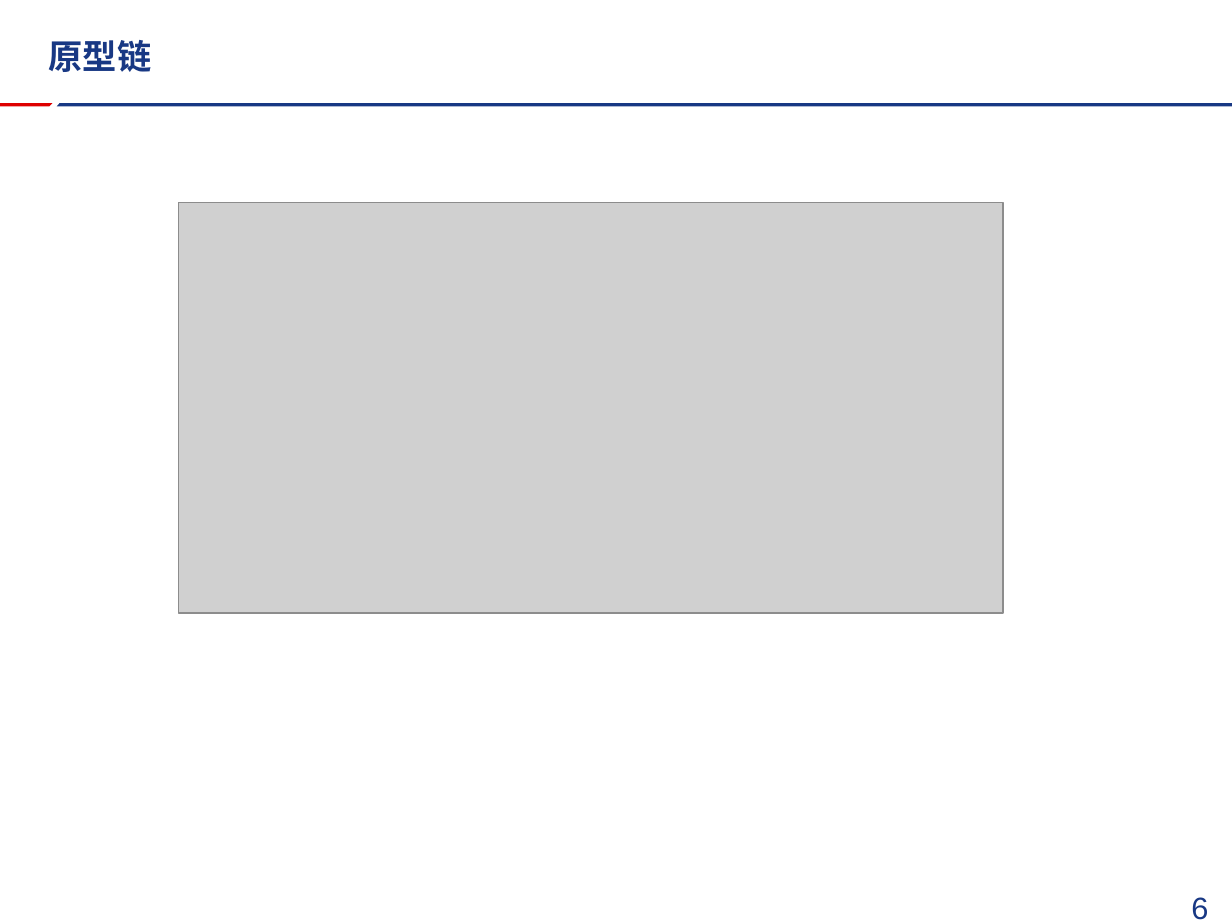
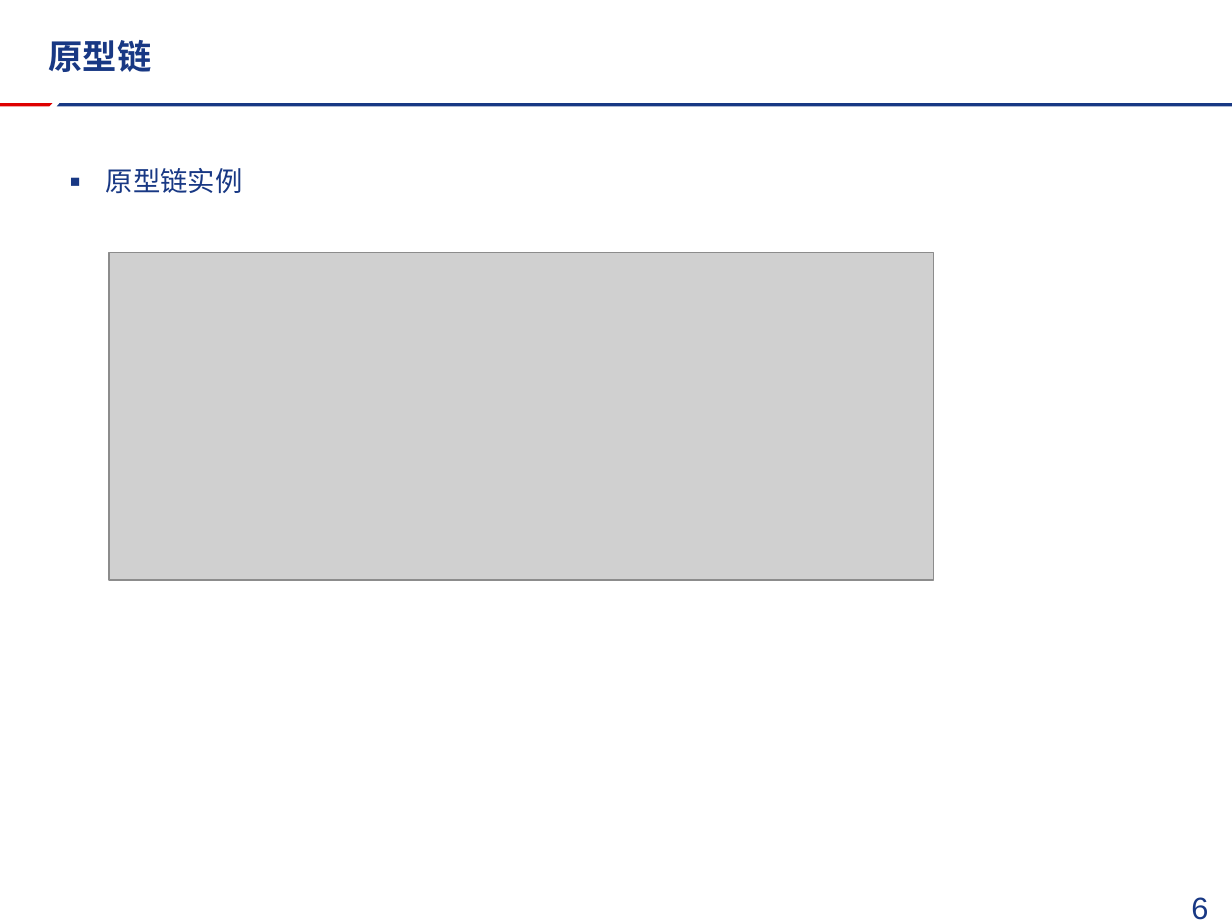
Before and after one commit to FireSmallPanda/swdt, a slide deck: slide 7 of javascript技术分享/javascript基础与优化分享.pptx. Drawn at 1232x924 pixels with LibreOffice and Linux fonts; fonts in the diff are those of the drawing; grey boxes stand for pictures; background and template pictures are left out. Boxes give left, top, right and bottom in pixels: in the first picture for what was removed or moved away, otherwise in the second. Text is boxed around its words. In the diff, an @@ line names an element or a change of style, - is before the commit and + after.

```diff
--- a/javascript技术分享/javascript基础与优化分享.pptx
+++ b/javascript技术分享/javascript基础与优化分享.pptx
@@ text added at (x1=106, y1=168, x2=242, y2=193), 16 pt, text #183884 @@
+▪ 原型链实例
@@ picture resized from (x1=179, y1=202, x2=1003, y2=612) to (x1=110, y1=253, x2=934, y2=580) @@
```
Also in this commit, not shown: 14 other slides changed, 1 other file.
